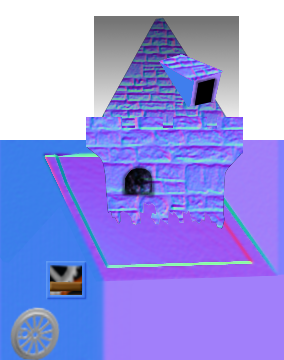
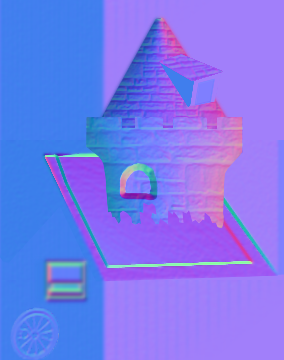
Revision of a layered (284, 360) image; what changed, layer by layer:
added layer "Sichtbar-Kopie#1" above "Sichtbar-Kopie" over (32, 256, 91, 308)
added layer "wheel#2" (45%) above "wheel#1" over (9, 306, 60, 360)
hid "wheel#1" over (9, 306, 60, 360)
"roof_2-Kopie": opacity 100% → 30% over (159, 54, 223, 81)
moved "window" above "roof_shape2", painted on it over (194, 78, 215, 106)
hid "roof_shape2" over (159, 54, 223, 81)
hid "window_shadow#1", painted on it over (120, 76, 219, 200)
hid "window_shadow" over (124, 168, 152, 195)
"stones_large-Kopie#2": opacity 100% → 30% over (86, 57, 243, 229)
added layer "tower_light#10" above "tower_light#8" over (117, 162, 158, 201)
added layer "tower_light#8" above "tower_light#7" over (86, 117, 243, 229)
added layer "tower_light#7" above "tower_light#6" over (86, 117, 243, 229)
hid "tower_light#5" over (86, 117, 243, 229)
hid "breakthrough_shadow-Kopie#1" over (86, 57, 243, 229)
"roof#3": opacity 100% → 30%, moved it above "roof_color#1" over (103, 17, 231, 134)
hid "roof_color#1" over (94, 16, 239, 133)
added layer "shape_roof#3" above "shape_roof#2" over (89, 13, 240, 139)
added layer "shape_roof#2" above "shape_roof#1" over (92, 17, 237, 134)
hid "shape_roof#1" over (92, 17, 237, 134)
added layer "merged_body-Kopie#2" above "merged_body-Kopie#1" over (0, 0, 284, 360)
